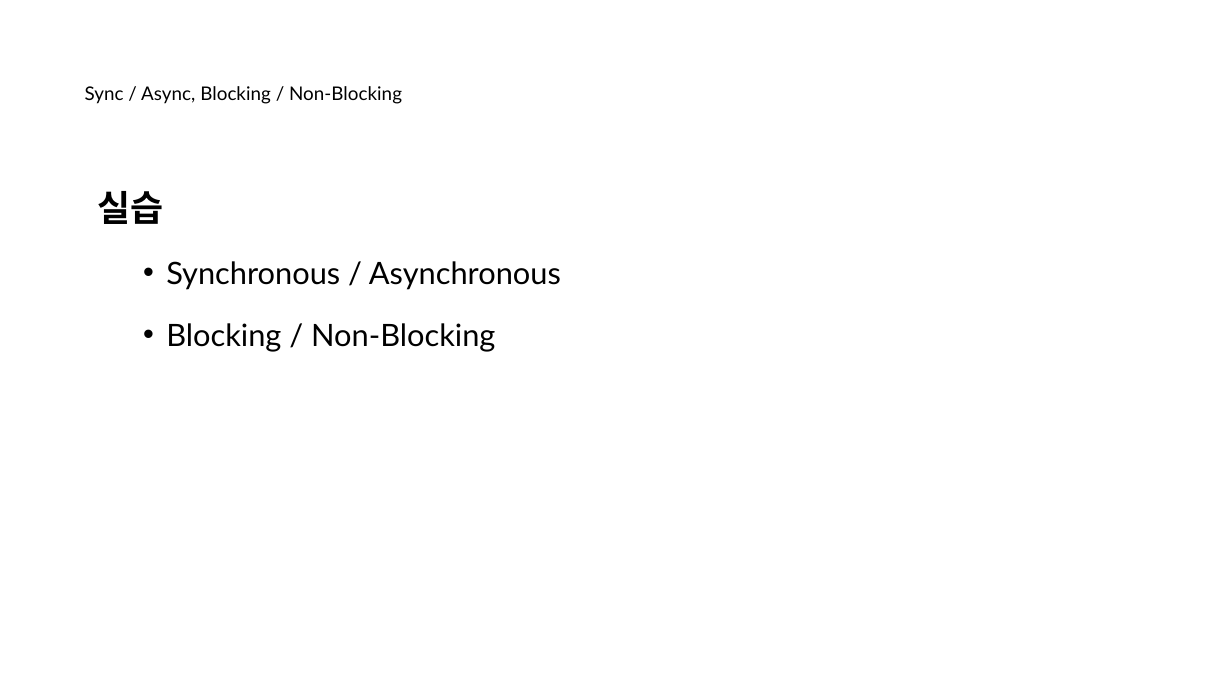
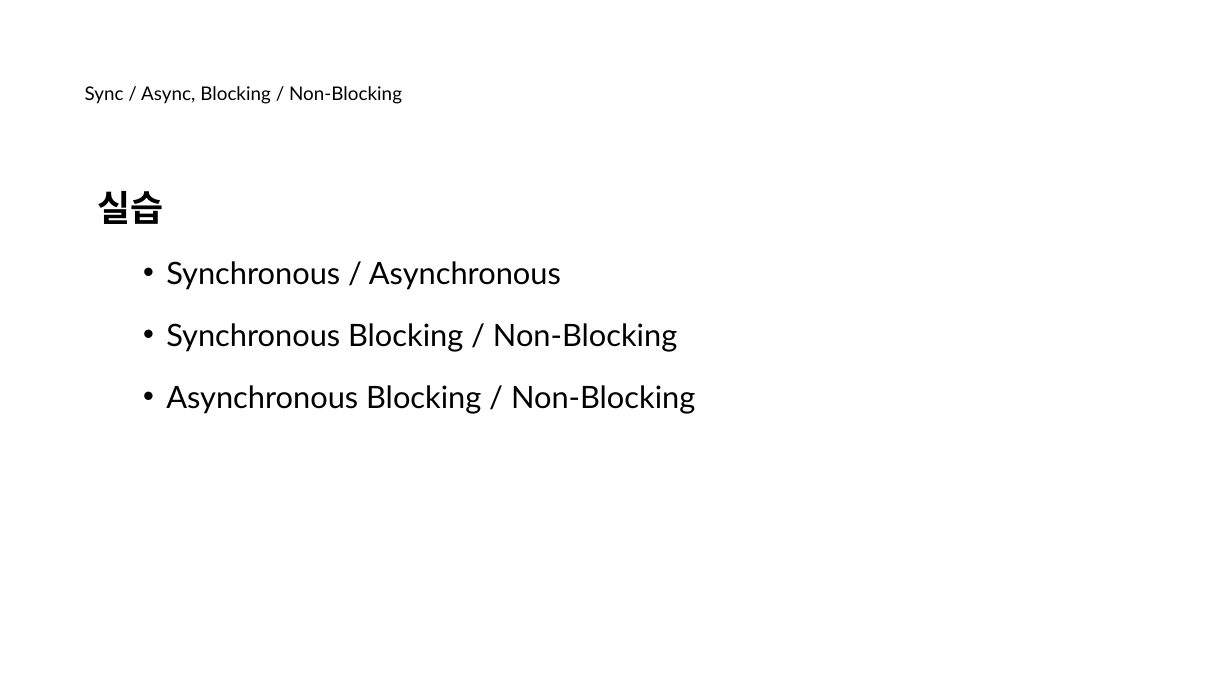
Before and after one commit to nayasis/fastcampus-hyper-webflux, a slide deck: slide 7 of 99.ppt/[Ch4-1. 비동기 서비스 소개] 1-2. 비동기 호출이란 ~ 1-3. Servlet_Reactive.pptx. Drawn at 1232x693 pixels with LibreOffice and Linux fonts; fonts in the diff are those of the drawing; background and template pictures are left out. Boxes give left, top, right and bottom in pixels: in the first picture for what was removed or moved away, otherwise in the second. Text is boxed around its words. In the diff, an @@ line names an element or a change of style, - is before the commit and + after.

```diff
--- a/99.ppt/[Ch4-1. 비동기 서비스 소개] 1-2. 비동기 호출이란 ~ 1-3. Servlet_Reactive.pptx
+++ b/99.ppt/[Ch4-1. 비동기 서비스 소개] 1-2. 비동기 호출이란 ~ 1-3. Servlet_Reactive.pptx
@@ text at [166,323,695,414]: text changed @@
-  • Blocking / Non-Blocking
+  • Synchronous Blocking / Non-Blocking
+  • Asynchronous Blocking / Non-Blocking
```
Also in this commit, not shown: 1 other slide changed.
